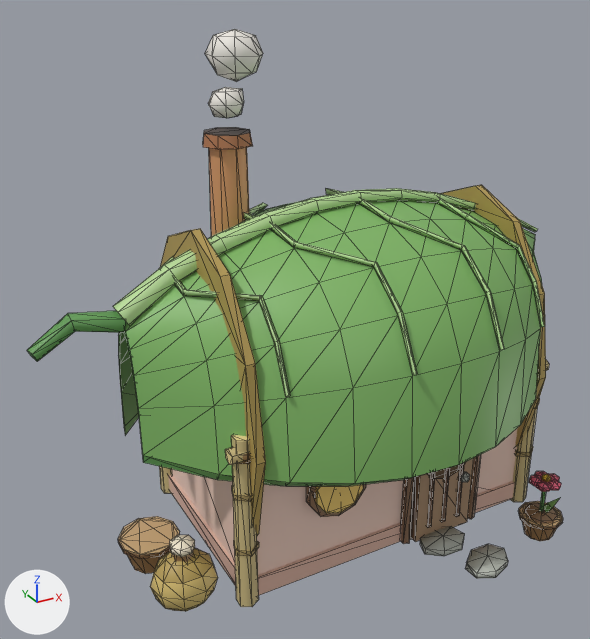
Two versions of the glTF model godot/art/models/cottage_b.glb, one commit apart.
One viewpoint serves both versions: a camera (50 mm lens) standing at (-2.37, -3.69, 3.11) and looking at (-0.32, 0.05, 1.24). Arrows for +X, +Y and +Z are at lower left; the lights stay in place. The picture after the commit comes second. Mesh edges are drawn as thin lines.

In view in the first picture: 'body', 'body_nh', 'body_nl'.
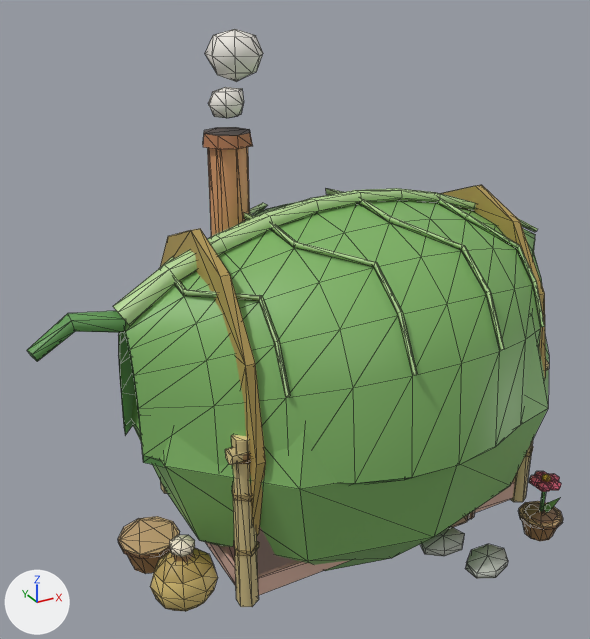
Where the change shows, as pixel boxes [x1, y1, x2, y2] in the pictures (590 x 639 px):
```json
{"object": "body__far", "change": "added", "after": [131, 147, 549, 571], "on screen": "green"}
```

The change, as JSON lines over the scene's bpy script:
```json
{"op": "add", "block": "me_body__far", "code": ["me_body__far = bpy.data.meshes.new('body__far')", "me_body__far.from_pydata(...)  # 80 vertices, 144 faces; spans x -1.26..1.36, y -1.0..1.0, z -0.35..2.25", "me_body__far.materials.append(mat_defaultmaterial_001)"]}
{"op": "add", "block": "ob_body__far", "code": ["ob_body__far = bpy.data.objects.new('body__far', me_body__far)", "ob_body__far.location = (0.0, 0.0, 0.0)"]}
```
